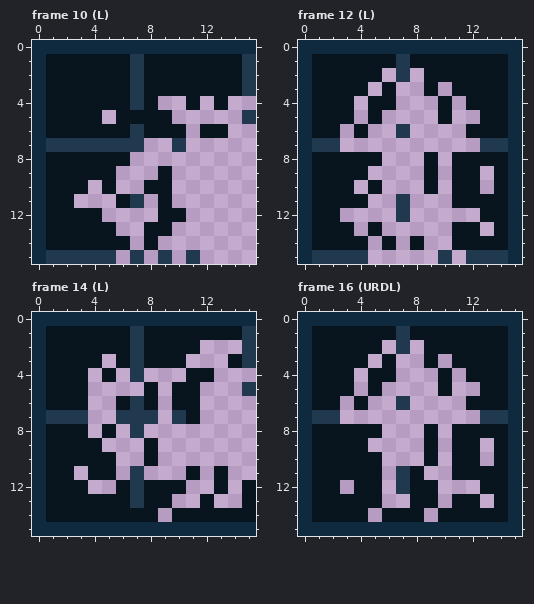
Two states of a pixel-art file, Levels/Terrain/Castle/Castle.aseprite. The first picture shows the starting point.
16x16 pixels, 16 frames. Shown: frame 10 (L), frame 12 (L), frame 14 (L), frame 16 (URDL). The commit also changed other frames, which this record leaves out.
The result:
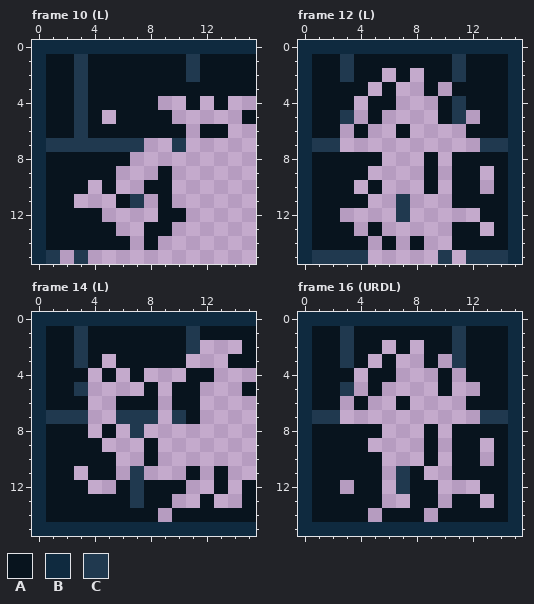
Palette (. is transparent): A #08141e  B #0f2a3f  C #20394f
Edits made:
--- frame 10 (L)
@@ x 0..15 @@
  0 BBBBBBBBBBBBBBBB
- 1 BAAAAAACAAAAAAAC
- 2 BAAAAAACAAAAAAAC
- 3 BAAAAAACAAAAAAAC
- 4 BAAAAAACA..A.A..
- 5 BAAAA.AAAA.....C
- 6 BAAAAAACAAA.AA..
+ 1 BAACAAAAAAACAAAA
+ 2 BAACAAAAAAACAAAA
+ 3 BAACAAAAAAAAAAAA
+ 4 BAACAAAAA..A.A..
+ 5 BAACA.AAAA.....A
+ 6 BAACAAAAAAA.AA..
  7 BCCCCCCC..C.....
@@ x 0..15 @@
 14 BAAAAAA.A.......
-15 BCCCCC.C.C.C....
+15 BC.C............
--- frame 12 (L)
@@ x 0..15 @@
  0 BBBBBBBBBBBBBBBB
- 1 BAAAAAACAAAAAAAB
- 2 BAAAAA.C.AAAAAAB
+ 1 BAACAAAAAAACAAAB
+ 2 BAACAA.A.AACAAAB
  3 BAAAA.A..A.AAAAB
- 4 BAAA.AA...A.AAAB
- 5 BAAA.A....A..AAB
- 6 BAA.A..C....AAAB
+ 4 BAAA.AA...ACAAAB
+ 5 BAAC.A....AC.AAB
+ 6 BAA.A..A....AAAB
  7 BCC..........CCB
--- frame 14 (L)
@@ x 0..15 @@
  0 BBBBBBBBBBBBBBBB
- 1 BAAAAAACAAAAAAAC
- 2 BAAAAAACAAAA...C
- 3 BAAAA.ACAAA...AC
- 4 BAAA.A.C...AA...
- 5 BAAA....A.AA...C
- 6 BAAA..ACA.AA....
+ 1 BAACAAAAAAACAAAA
+ 2 BAACAAAAAAAC...A
+ 3 BAACA.AAAAA...AA
+ 4 BAAA.A.A...AA...
+ 5 BAAC....A.AA...A
+ 6 BAAA..AAA.AA....
  7 BCCC..CCC.CA....
--- frame 16 (URDL)
@@ x 0..15 @@
  0 BBBBBBBBBBBBBBBB
- 1 BAAAAAACAAAAAAAB
- 2 BAAAAA.C.AAAAAAB
- 3 BAAAA.A..A.AAAAB
+ 1 BAACAAAAAAACAAAB
+ 2 BAACAA.A.AACAAAB
+ 3 BAACA.A..A.CAAAB
  4 BAAA.AA...A.AAAB
- 5 BAAA.A....A..AAB
- 6 BAA.A..C....AAAB
+ 5 BAAC.A....A..AAB
+ 6 BAA.A..A....AAAB
  7 BCC..........CCB
Changed places in both pictures, as pixel boxes (x1, y1, x2, y2):
changed: (74, 54, 200, 138)
changed: (242, 54, 256, 124)
erased: (60, 250, 200, 264)
changed: (340, 54, 466, 138)
changed: (74, 326, 200, 410)
changed: (242, 326, 256, 396)
changed: (340, 326, 466, 410)
